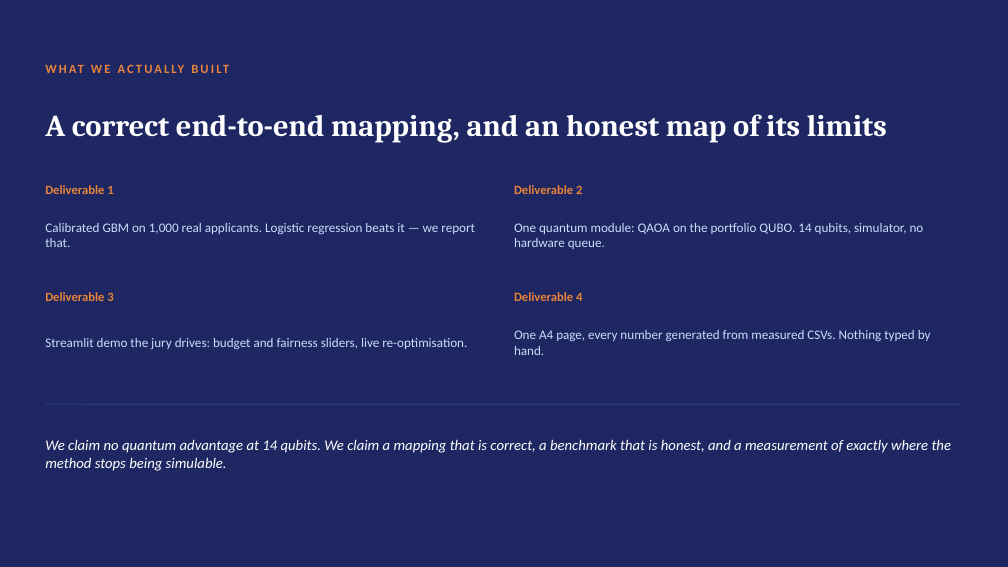
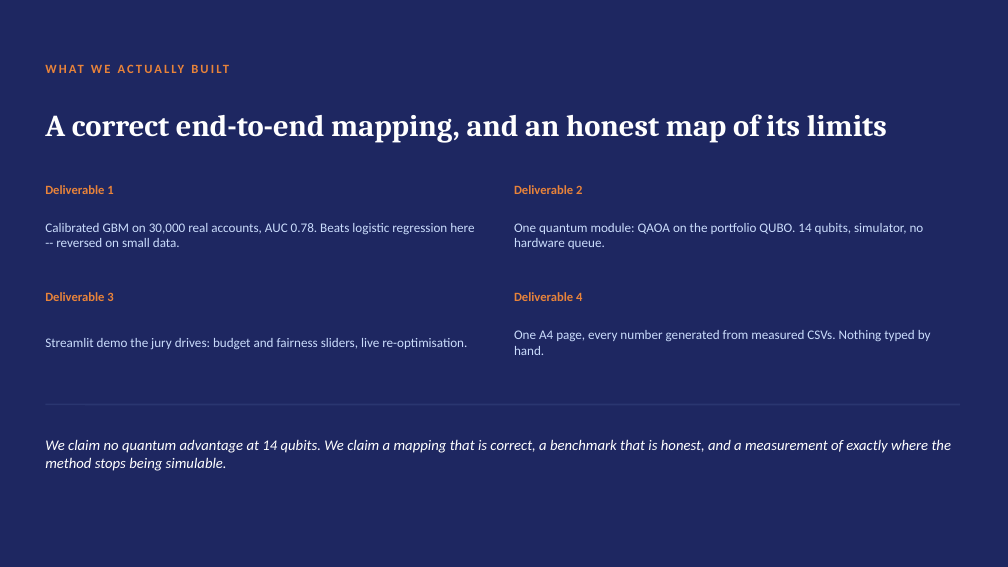
Before and after one commit to Dexterous-Ruler/quantum-loan-portfolio-allocator, a slide deck: slide 8 of PRESENTATION.pptx. Drawn at 1008x567 pixels with LibreOffice and Linux fonts; fonts in the diff are those of the drawing. Boxes give left, top, right and bottom in pixels: in the first picture for what was removed or moved away, otherwise in the second. Text is boxed around its words. In the diff, an @@ line names an element or a change of style, - is before the commit and + after.

```diff
--- a/PRESENTATION.pptx
+++ b/PRESENTATION.pptx
@@ text at (x1=45, y1=223, x2=474, y2=247): text changed @@
-Calibrated GBM on 1,000 real applicants. Logistic regression beats it — we report that.
+Calibrated GBM on 30,000 real accounts, AUC 0.78. Beats logistic regression here -- reversed on small data.
```
Also in this commit, not shown: 2 other slides changed, 4 other files.
